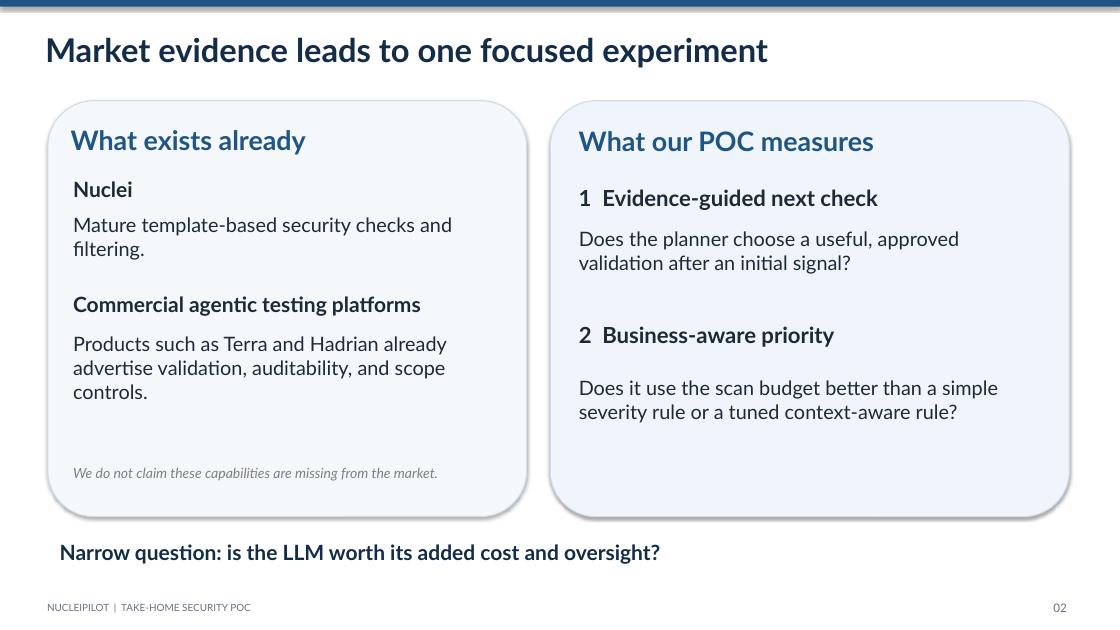
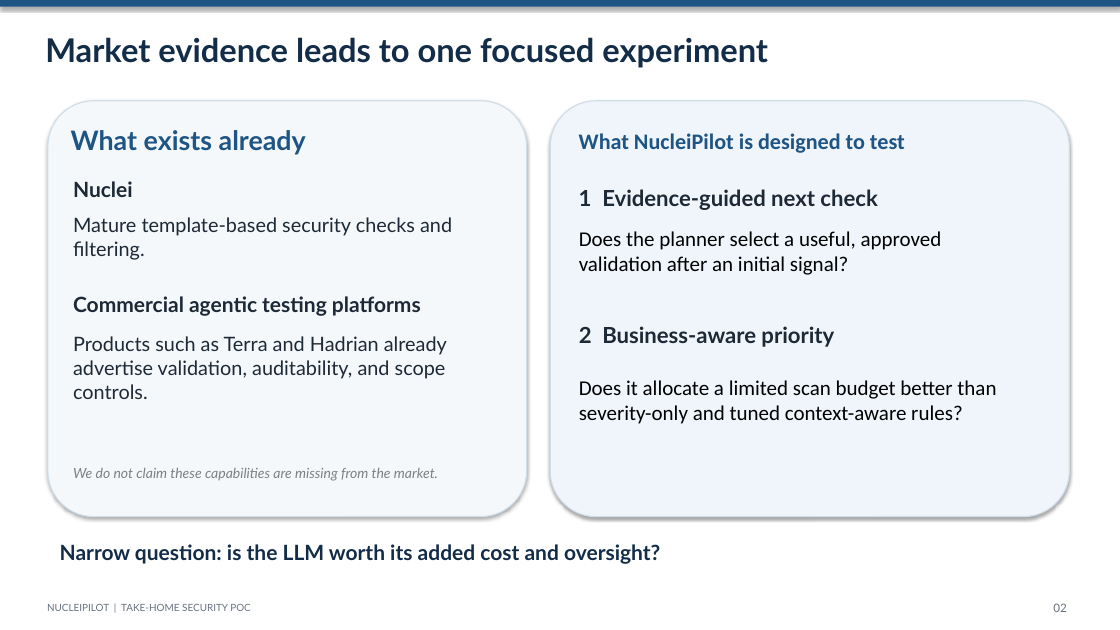
Before and after one commit to Acharya320/NucleiPilot, a slide deck: slide 2 of presentation/NucleiPilot_Executive_Deck.pptx. Drawn at 1120x630 pixels with LibreOffice and Linux fonts; fonts in the diff are those of the drawing. Boxes give left, top, right and bottom in pixels: in the first picture for what was removed or moved away, otherwise in the second. Text is boxed around its words. In the diff, an @@ line names an element or a change of style, - is before the commit and + after.

```diff
--- a/presentation/NucleiPilot_Executive_Deck.pptx
+++ b/presentation/NucleiPilot_Executive_Deck.pptx
@@ text at (579,133,905,153): text changed; size 23 to 19 pt; font Lato to Calibri @@
-What our POC measures
+What NucleiPilot is designed to test
@@ text at (579,231,942,275): text changed; size 17 to 18 pt; font Lato to Calibri; text colour #1D2936 to #000000 @@
-Does the planner choose a useful, approved validation after an initial signal?
+Does the planner select a useful, approved validation after an initial signal?
@@ text at (579,380,996,424): text changed; size 17 to 18 pt; font Lato to Calibri; text colour #1D2936 to #000000 @@
-Does it use the scan budget better than a simple severity rule or a tuned context-aware rule?
+Does it allocate a limited scan budget better than severity-only and tuned context-aware rules?
```
Also in this commit, not shown: 3 other slides changed, 1 slide added, 1 slide removed.
